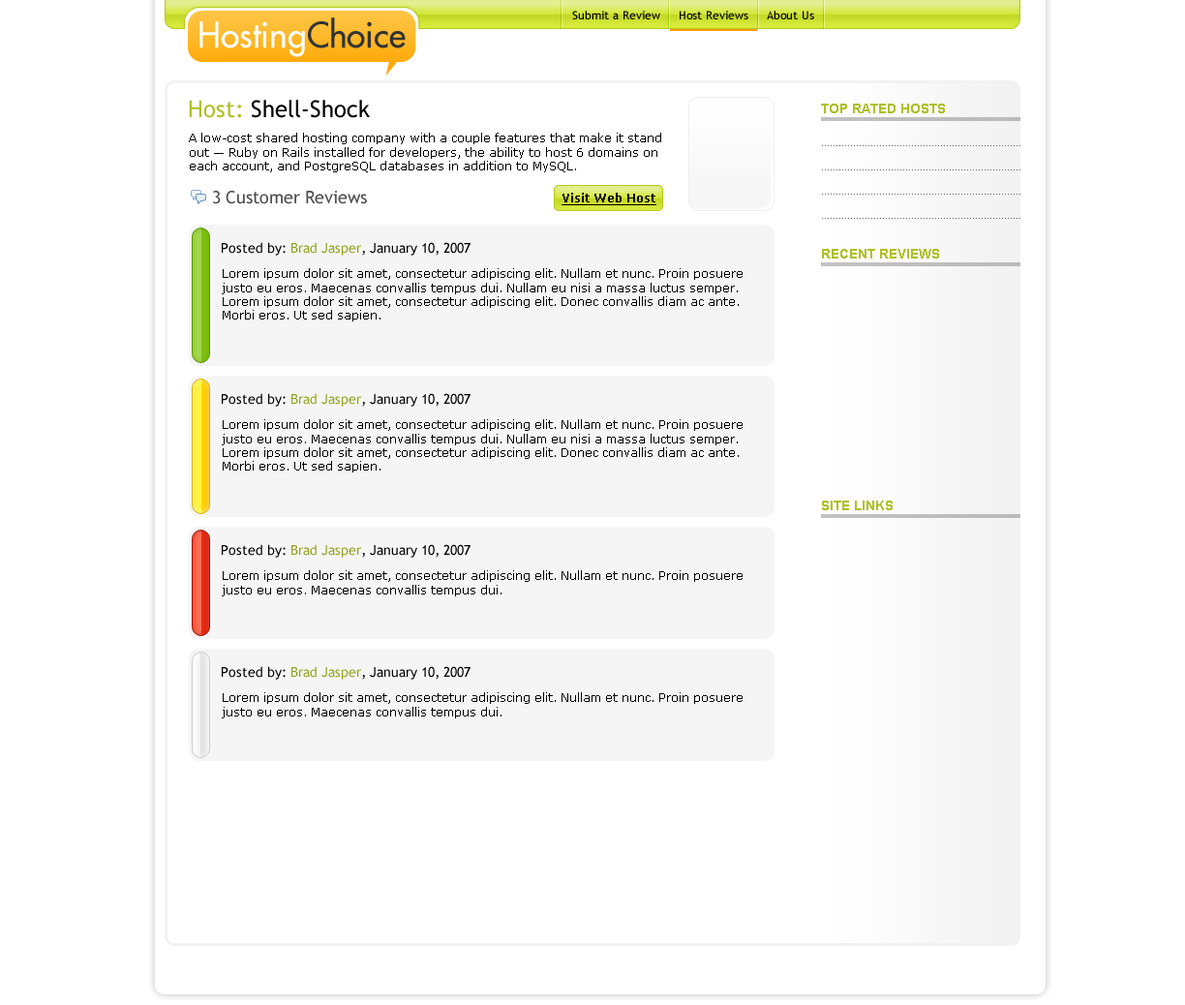
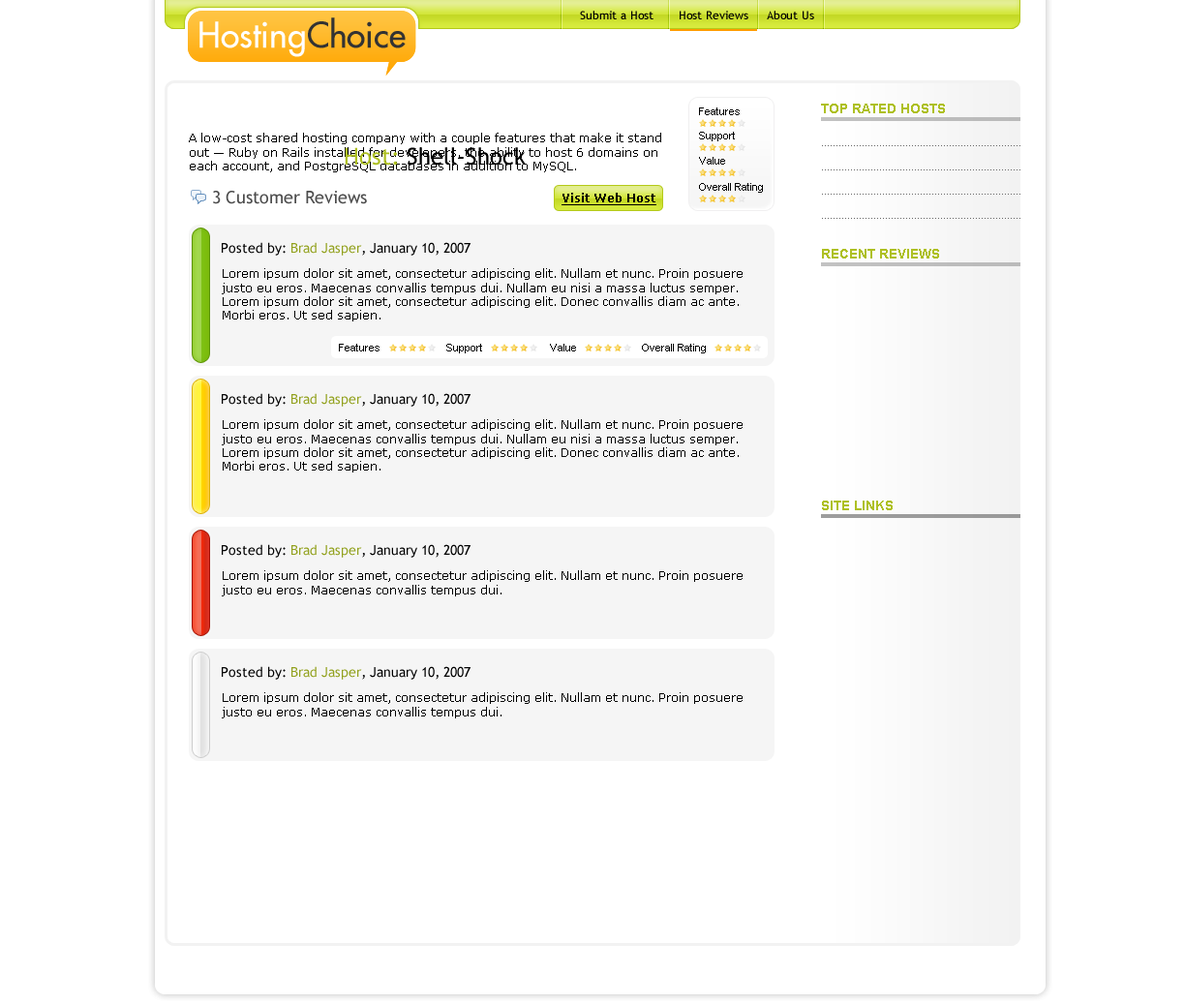
Before/after of a 1185px x 1005px layered artwork. What changed in the layer stack:
renamed "Submit a Review" to "Submit a Host", painted on it over [572, 10, 661, 20]
moved "Layer 4" into group "Sidebar", painted on it over [164, 7, 1021, 519]
showed group "Overall Rating copy 2" (1st of 2, in "Good Review") (13 layers) over [331, 336, 768, 359]
showed group "Star Group copy 7" (2nd of 2, in "Content" › "Overall Rating copy 2") (2 layers) over [699, 183, 764, 203]
showed group "Star Group copy 6" (2nd of 2, in "Content" › "Overall Rating copy 2") (2 layers) over [699, 156, 746, 177]
showed group "Star Group copy 5" (2nd of 2, in "Content" › "Overall Rating copy 2") (2 layers) over [699, 131, 746, 152]
showed group "Star Group copy 4" (2nd of 2, in "Content" › "Overall Rating copy 2") (2 layers) over [699, 107, 746, 127]
painted on "Host: Shell-Shock" over [188, 99, 526, 166]
